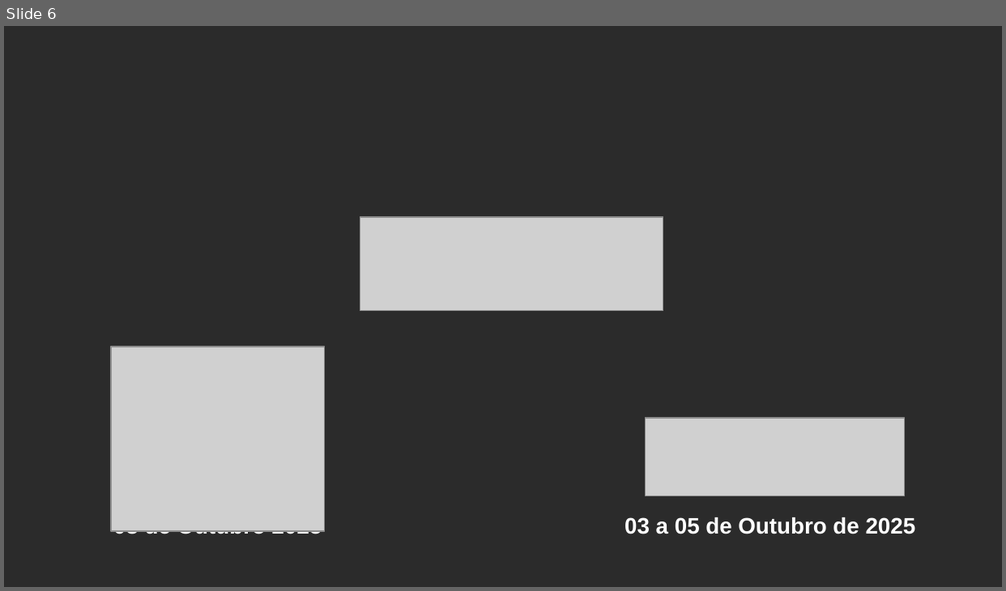
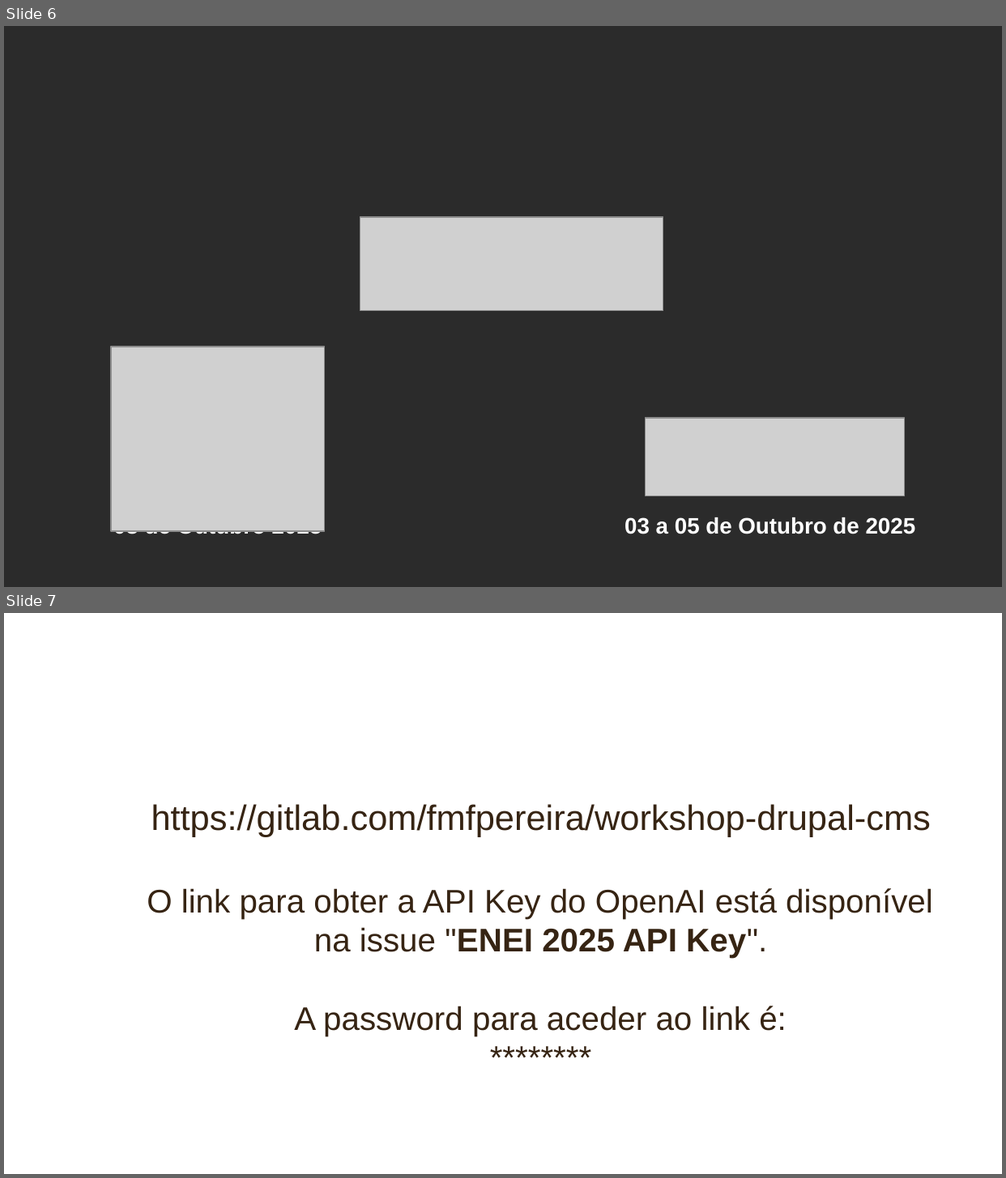
Before and after one commit to fmfpereira/workshop-drupal-cms, a slide deck: workshop/intro-pt.odp. Shown one above the other, each under a label of ours: slide 6 before the commit, slides 6 and 7 after it. The pictures are 1006x591 and 1006x1178 pixels, drawn with LibreOffice and Linux fonts; fonts in the diff are those of the drawing; grey boxes stand for pictures; background and template pictures are left out; a plain dark background stands for a picture behind light text. Boxes give left, top, right and bottom in pixels: in the first picture for what was removed or moved away, otherwise in the second. Text is boxed around its words. In the diff, an @@ line names an element or a change of style, - is before the commit and + after.

```diff
--- a/workshop/intro-pt.odp
+++ b/workshop/intro-pt.odp
@@ slide 7 added at [4,613,1002,1174], background picture (left out) @@
@@ text added at [147,804,933,1037], 26 pt, text #362413 @@
+https://gitlab.com/fmfpereira/workshop-drupal-cms
+O link para obter a API Key do OpenAI está disponível na issue "ENEI 2025 API Key".
+A password para aceder ao link é:
+********
```
Also in this commit, not shown: 1 other file.
